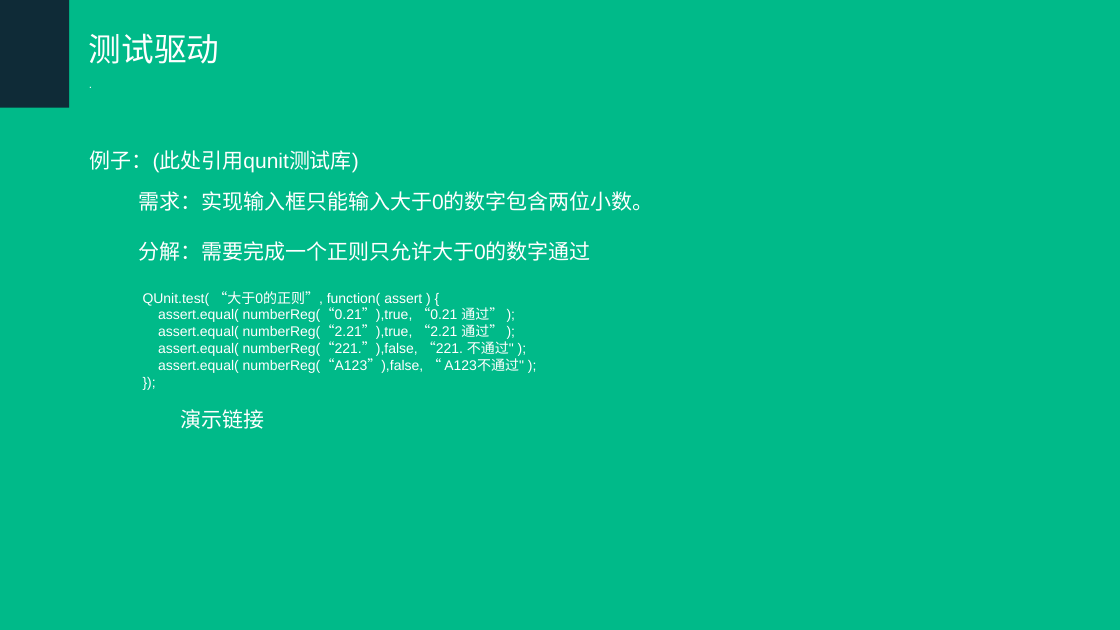
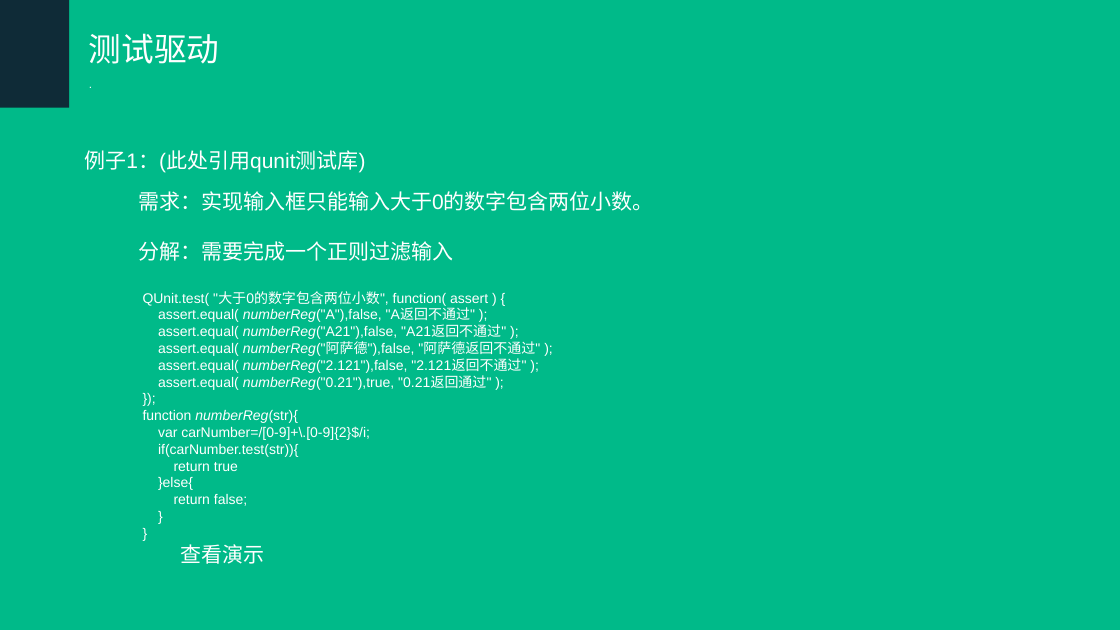
Before and after one commit to hanangjie/play, a slide deck: slide 5 of share/TDT/测试驱动开发.ppt. Drawn at 1120x630 pixels with LibreOffice and Linux fonts; fonts in the diff are those of the drawing. Boxes give left, top, right and bottom in pixels: in the first picture for what was removed or moved away, otherwise in the second. Text is boxed around its words. In the diff, an @@ line names an element or a change of style, - is before the commit and + after.

```diff
--- a/share/TDT/测试驱动开发.ppt
+++ b/share/TDT/测试驱动开发.ppt
@@ text at [84,150,365,173]: text changed @@
-例子：(此处引用qunit测试库)
+例子1：(此处引用qunit测试库)
@@ text at [138,241,540,564]: text changed @@
-分解：需要完成一个正则只允许大于0的数字通过
-  QUnit.test( “大于0的正则”, function( assert ) {
-  assert.equal( numberReg(“0.21”),true, “0.21 通过” );
-  assert.equal( numberReg(“2.21”),true, “2.21 通过” );
-  assert.equal( numberReg(“221.”),false, “221. 不通过" );
-  assert.equal( numberReg(“A123”),false, “ A123不通过" );
-  });
-演示链接
+分解：需要完成一个正则过滤输入
+  QUnit.test( "大于0的数字包含两位小数", function( assert ) {
+  assert.equal( numberReg("A"),false, "A返回不通过" );
+  assert.equal( numberReg("A21"),false, "A21返回不通过" );
+  assert.equal( numberReg("阿萨德"),false, "阿萨德返回不通过" );
+  assert.equal( numberReg("2.121"),false, "2.121返回不通过" );
+  assert.equal( numberReg("0.21"),true, "0.21返回通过" );
+  });
+  function numberReg(str){
+  var carNumber=/[0-9]+\.[0-9]{2}$/i;
+  if(carNumber.test(str)){
+  return true
+  }else{
+  return false;
+  }
+  }
+查看演示
```
Also in this commit, not shown: 2 other slides changed, 2 slides added, 1 other file.
